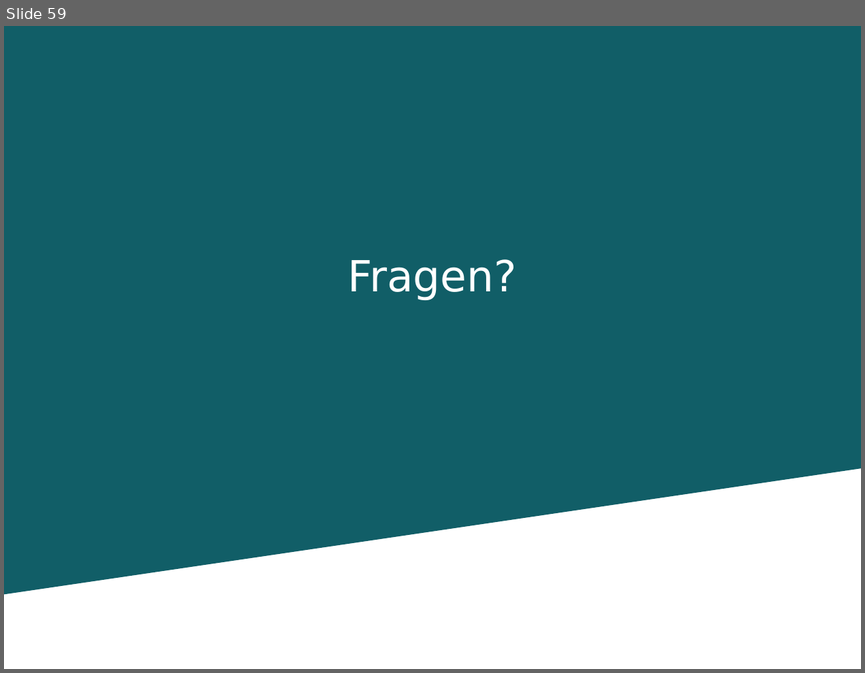
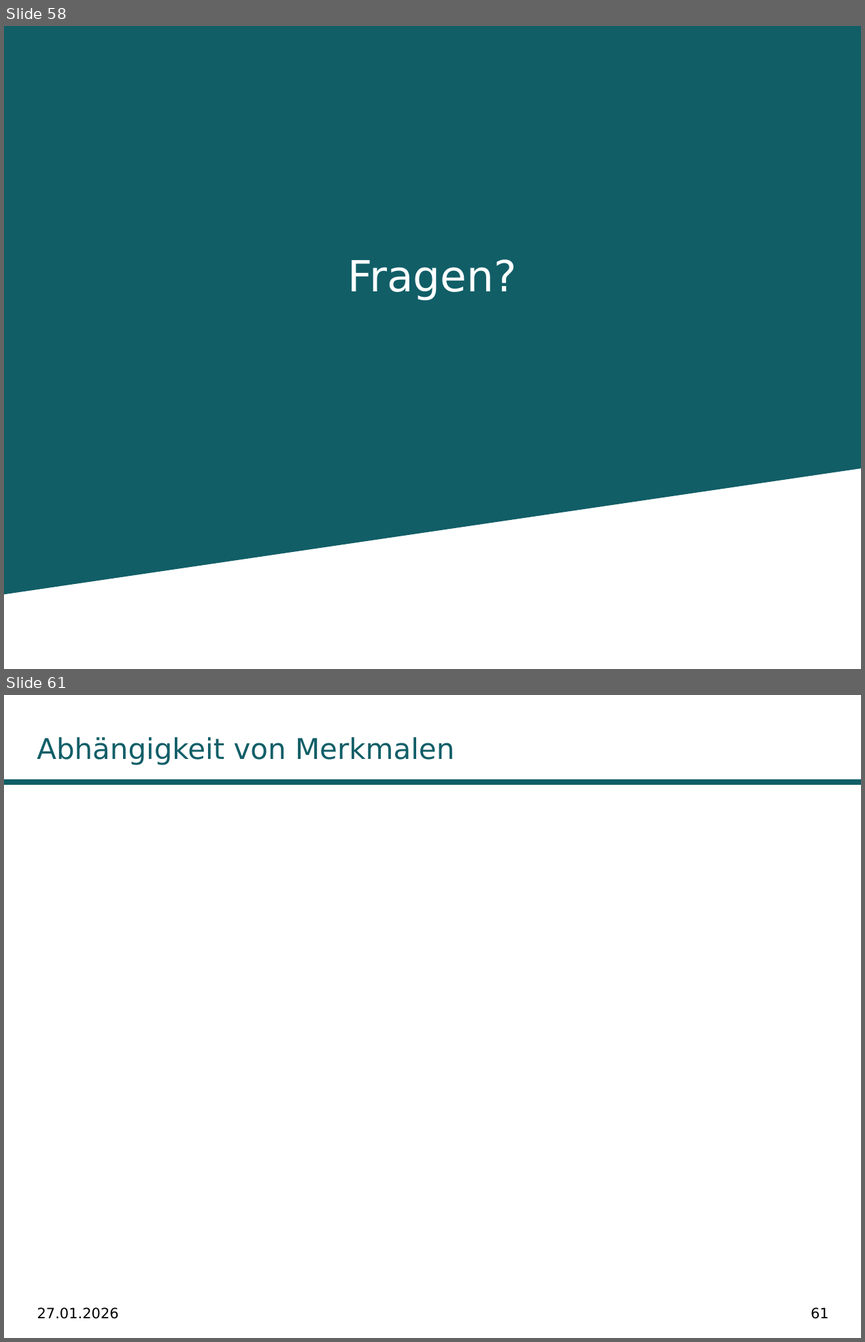
Before and after one commit to fabiw98/Seminar_DICE, a slide deck: Präsentation/PräsentationDiCE.pptx. Shown one above the other, each under a label of ours: slide 59 before the commit, slides 58 and 61 after it; the slides between them are not shown. The pictures are 865x673 and 865x1342 pixels, drawn with LibreOffice and Linux fonts; fonts in the diff are those of the drawing; grey boxes stand for pictures; background and template pictures are left out. Boxes give left, top, right and bottom in pixels: in the first picture for what was removed or moved away, otherwise in the second. Text is boxed around its words. In the diff, an @@ line names an element or a change of style, - is before the commit and + after.

```diff
--- a/Präsentation/PräsentationDiCE.pptx
+++ b/Präsentation/PräsentationDiCE.pptx
@@ slide 61 added at (x1=4, y1=695, x2=861, y2=1338), background #FFFFFF @@
@@ title added at (x1=37, y1=737, x2=454, y2=765), 24 pt, text #115E67 @@
+Abhängigkeit von Merkmalen
@@ rectangle added at (x1=4, y1=779, x2=861, y2=784), fill #115E67 @@
@@ text added at (x1=37, y1=1307, x2=119, y2=1319), 12 pt, text #000000 @@
+27.01.2026
@@ page number added at (x1=810, y1=1307, x2=829, y2=1319), 12 pt, text #000000 @@
+61
@@ what was slide 59 is now slide 58 @@
```
Also in this commit, not shown: 45 slides changed, 7 other slides added.
